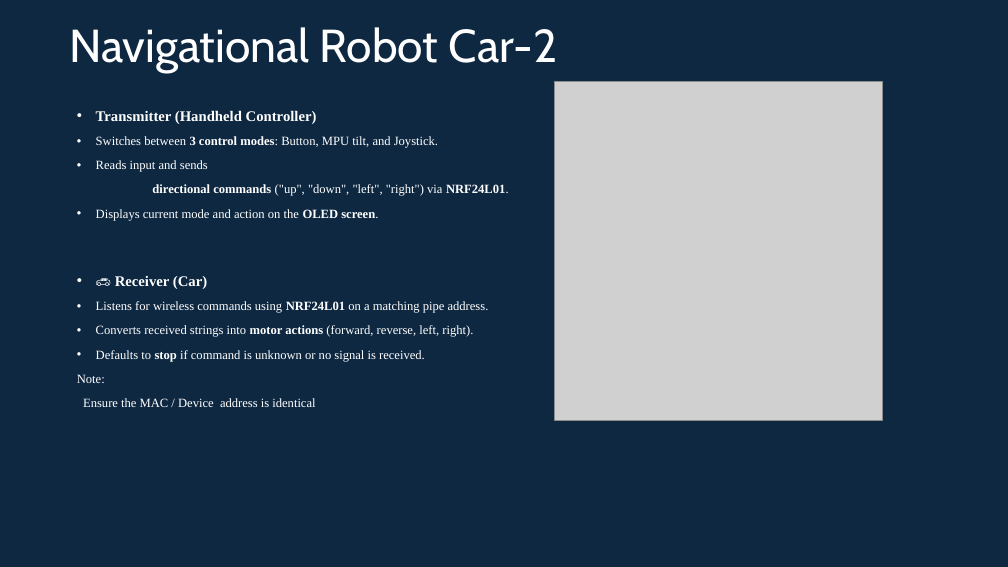
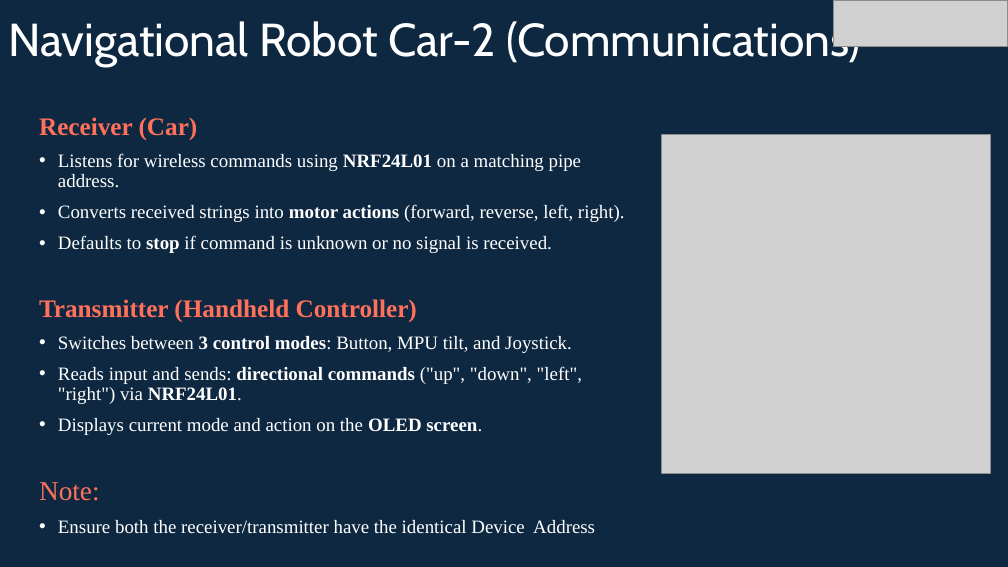
Before and after one commit to info-zas/Training, a slide deck: slide 14 of GPREC/05_Navigational_Robot_Car-2-Comms/ZASRobotics_Car-2.pptx (slide 7 before the commit). Drawn at 1008x567 pixels with LibreOffice and Linux fonts; fonts in the diff are those of the drawing; grey boxes stand for pictures. Boxes give left, top, right and bottom in pixels: in the first picture for what was removed or moved away, otherwise in the second. Text is boxed around its words. In the diff, an @@ line names an element or a change of style, - is before the commit and + after.

Commit message:
updated the slides

```diff
--- a/GPREC/05_Navigational_Robot_Car-2-Comms/ZASRobotics_Car-2.pptx
+++ b/GPREC/05_Navigational_Robot_Car-2-Comms/ZASRobotics_Car-2.pptx
@@ title at (8,17,860,67): text changed @@
-Navigational Robot Car-2
+Navigational Robot Car-2 (Communications)
@@ picture added at (833,0,1007,47) @@
@@ text "Receiver (Car)": place and size @@
-text "Receiver (Car)" at (77,110,509,407)
+text "Receiver (Car)" at (39,117,625,533)
@@ text at (39,117,198,140): text changed; size 12 to 24 pt; text colour #FFFFFF to #FF715B; bold on @@
-• Transmitter (Handheld Controller)
-• Switches between 3 control modes: Button, MPU tilt, and Joystick.
-• Reads input and sends
-directional commands ("up", "down", "left", "right") via NRF24L01.
-• Displays current mode and action on the OLED screen.
-• 🚗 Receiver (Car)
+Receiver (Car)
@@ picture: place and size @@
-picture at (554,82,882,420)
+picture at (662,135,990,473)
@@ text at (39,153,625,501): size 12 to 18 pt in "Listens for wireless commands using NRF24L01 on ...", "Converts received strings into motor actions (forward, ...", "Defaults to stop if command is unknown ..."; size 12 to 26 pt, text colour #FFFFFF to #FF715B in "Note:" @@
@@ text at (39,299,582,435): paragraphs added @@
+Transmitter (Handheld Controller)
+• Switches between 3 control modes: Button, MPU tilt, and Joystick.
+• Reads input and sends: directional commands ("up", "down", "left", "right") via NRF24L01.
+• Displays current mode and action on the OLED screen.
@@ text at (58,520,595,533): text changed; size 12 to 18 pt @@
-Ensure the MAC / Device address is identical
+• Ensure both the receiver/transmitter have the identical Device Address
```
Also in this commit, not shown: 7 other slides changed, 9 slides added, 4 slides removed.
